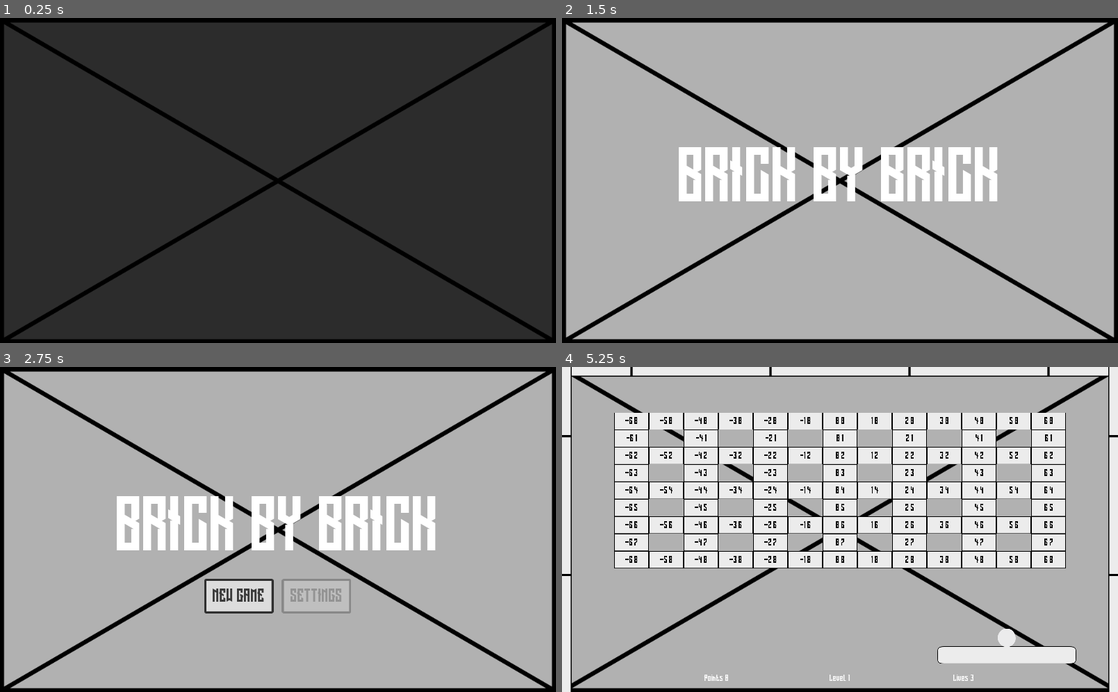
Above: before the commit, frames 1-4 (two rows, left to right).
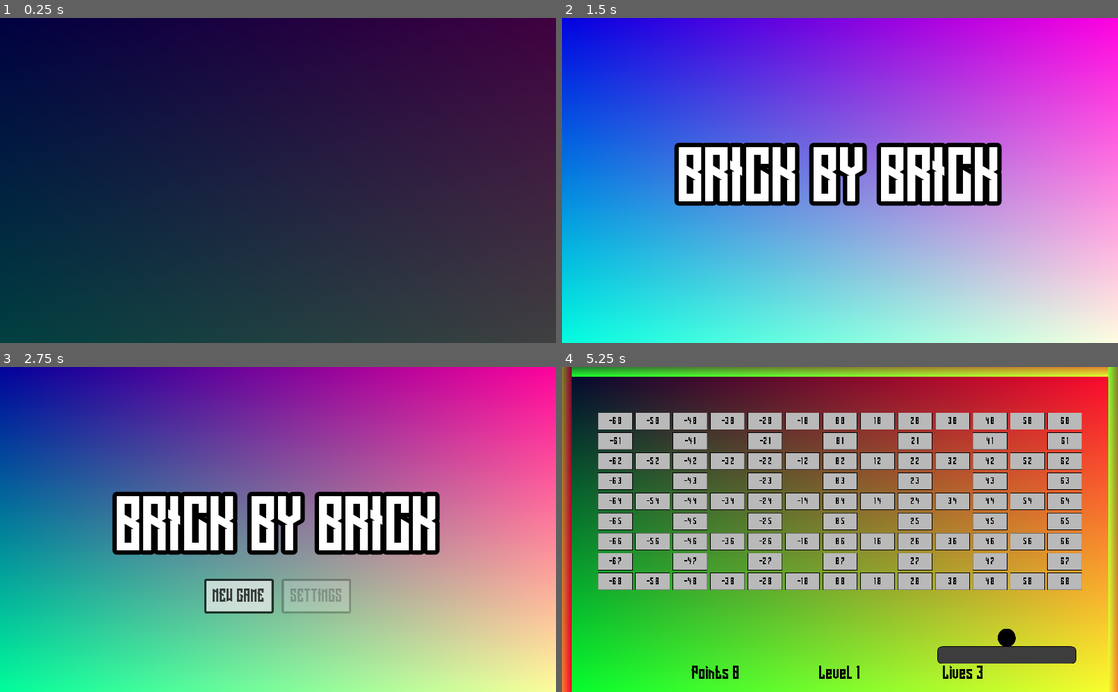
Above: after the commit, the same moments.

Repository: RhetHypo/BrickByBrickPolished
Game: Godot game, scene res://scenes/menus/MainTitle.tscn
Same seed, same stepped clock (60 frames per second), same inputs: the game is played once before the commit and once after it.
Inputs (mouse positions are in pixels of both pictures, inside the frame that each line leads up to):
- Up to frame 1 (0.25 s): no input
- Up to frame 2 (1.5 s): move the mouse to (962, 164) at 0.52 s; hold Right (ui_right) 0.53-1.28 s; hold A (A) 0.53-1.28 s; tap D (D) at 0.8, 1.35 s; move the mouse to (728, 196) at 1.27 s; hold Down (ui_down) from 1.28 s (still down)
- Up to frame 3 (2.75 s): tap A (A) at 1.55 s; tap Enter at 2 s; move the mouse to (333, 458) at 2.02 s; release Down (ui_down) at 2.03 s; hold Right (ui_right) from 2.03 s (still down); hold A (A) from 2.03 s (still down); tap D (D) at 2.3 s
- Up to frame 4 (5.25 s): release Right (ui_right) at 2.75 s; release A (A) at 2.75 s; click "NEW GAME" at 2.75 s; click "HIGHSCORES" at 3.5 s; move the mouse to (812, 594) at 4.27 s; hold Up (ui_up) 4.28-5.03 s; tap D (D) at 4.35 s; tap A (A) at 4.55 s; move the mouse to (1006, 578) at 5.02 s; hold Left (ui_left) from 5.03 s (still down); hold D (D) from 5.03 s (still down); tap W (W) at 5.1 s

The runs differ from the first frame. In frame 1, 55% of the frame differs, in the area x 0-100%, y 0-100%; in frame 2, 94%; in frame 3, 89%; in frame 4, 90%.

Commit message:
Shaders and a whole bunch of cosmetic changes

Diff:
--- a/scenes/entities/Ball.tscn
+++ b/scenes/entities/Ball.tscn
@@ -18,6 +18,7 @@
 [node name="Ball" type="RigidBody2D" groups=[
 "Ball",
 ]]
+modulate = Color( 0, 0, 0, 1 )
 physics_material_override = SubResource( 1 )
 gravity_scale = 0.0
 contacts_reported = 1
--- a/scenes/entities/Brick.tscn
+++ b/scenes/entities/Brick.tscn
@@ -19,6 +19,7 @@
 }
 
 [node name="Sprite" type="Sprite" parent="."]
+modulate = Color( 0.784314, 0.784314, 0.784314, 1 )
 texture = ExtResource( 1 )
 
 [node name="CollisionShape2D" type="CollisionShape2D" parent="."]
--- a/scenes/entities/Paddle.tscn
+++ b/scenes/entities/Paddle.tscn
@@ -21,6 +21,7 @@
 }
 
 [node name="Sprite" type="Sprite" parent="."]
+modulate = Color( 0.258824, 0.258824, 0.258824, 1 )
 texture = ExtResource( 2 )
 
 [node name="CollisionShape2D" type="CollisionShape2D" parent="."]
@@ -34,6 +35,7 @@
 shape = SubResource( 2 )
 
 [node name="StartBall" type="Sprite" parent="."]
+modulate = Color( 0, 0, 0, 1 )
 position = Vector2( 0, -64 )
 texture = ExtResource( 3 )
 
--- a/scenes/entities/Wall.tscn
+++ b/scenes/entities/Wall.tscn
@@ -1,30 +1,54 @@
-[gd_scene load_steps=3 format=2]
+[gd_scene load_steps=7 format=2]
 
 [ext_resource path="res://images/wall.png" type="Texture" id=1]
 
-[sub_resource type="RectangleShape2D" id=1]
+[sub_resource type="Shader" id=1]
+
+[sub_resource type="ShaderMaterial" id=2]
+shader = SubResource( 1 )
+
+[sub_resource type="Shader" id=4]
+code = "shader_type canvas_item;
+
+void fragment(){
+	//COLOR = texture(TEXTURE, UV);
+	COLOR = vec4(UV, 0.5, 1.0);
+	COLOR.z = abs(cos(TIME/3.0));
+}"
+
+[sub_resource type="ShaderMaterial" id=5]
+shader = SubResource( 4 )
+
+[sub_resource type="RectangleShape2D" id=3]
 extents = Vector2( 1280, 36 )
 
 [node name="Wall" type="StaticBody2D"]
+material = SubResource( 2 )
 
 [node name="Sprite" type="Sprite" parent="."]
+visible = false
 position = Vector2( -1024, 0 )
 texture = ExtResource( 1 )
 
 [node name="Sprite2" type="Sprite" parent="."]
+visible = false
 position = Vector2( -512, 0 )
 texture = ExtResource( 1 )
 
 [node name="Sprite3" type="Sprite" parent="."]
+material = SubResource( 5 )
+scale = Vector2( 5, 1 )
 texture = ExtResource( 1 )
 
 [node name="Sprite4" type="Sprite" parent="."]
+visible = false
 position = Vector2( 512, 0 )
 texture = ExtResource( 1 )
 
 [node name="Sprite5" type="Sprite" parent="."]
+visible = false
 position = Vector2( 1024, 0 )
 texture = ExtResource( 1 )
 
 [node name="CollisionShape2D" type="CollisionShape2D" parent="."]
-shape = SubResource( 1 )
+shape = SubResource( 3 )
--- a/scenes/levels/Gamefield.gd
+++ b/scenes/levels/Gamefield.gd
@@ -5,7 +5,7 @@
 
 var brick_width = 128
 var brick_height = 64
-var brick_offset = 0
+var brick_offset = 10
 var left_offset = 1024
 var top_offset = 200
 
--- a/scenes/levels/Gamefield.tscn
+++ b/scenes/levels/Gamefield.tscn
@@ -9,24 +9,40 @@
 [ext_resource path="res://scenes/menus/PauseDialog.tscn" type="PackedScene" id=7]
 [ext_resource path="res://scenes/menus/Transition.tscn" type="PackedScene" id=8]
 
-[sub_resource type="DynamicFont" id=1]
+[sub_resource type="Shader" id=1]
+code = "shader_type canvas_item;
+
+void fragment(){
+	//COLOR = texture(TEXTURE, UV);
+	COLOR = vec4(UV, 0.5, 1.0);
+	COLOR.z = abs(cos(TIME/3.0));
+}"
+
+[sub_resource type="ShaderMaterial" id=2]
+shader = SubResource( 1 )
+
+[sub_resource type="DynamicFont" id=3]
+size = 32
 font_data = ExtResource( 6 )
 
-[sub_resource type="Theme" id=2]
+[sub_resource type="Theme" id=4]
 
-[sub_resource type="DynamicFont" id=3]
+[sub_resource type="DynamicFont" id=5]
+size = 32
 font_data = ExtResource( 6 )
 
-[sub_resource type="DynamicFont" id=4]
+[sub_resource type="DynamicFont" id=6]
+size = 32
 font_data = ExtResource( 6 )
 
-[sub_resource type="DynamicFont" id=5]
+[sub_resource type="DynamicFont" id=7]
 font_data = ExtResource( 6 )
 
 [node name="Gamefield" type="Node2D"]
 script = ExtResource( 1 )
 
 [node name="Sprite" type="Sprite" parent="."]
+material = SubResource( 2 )
 position = Vector2( 1024, 600 )
 scale = Vector2( 2, 2 )
 texture = ExtResource( 2 )
@@ -35,7 +51,6 @@
 position = Vector2( 1024, 1064 )
 
 [node name="Walls" type="Node2D" parent="."]
-editor/display_folded = true
 __meta__ = {
 "_edit_group_": true
 }
@@ -87,7 +102,8 @@
 margin_right = 380.0
 margin_bottom = 18.0
 rect_min_size = Vector2( 224, 0 )
-custom_fonts/font = SubResource( 1 )
+custom_fonts/font = SubResource( 3 )
+custom_colors/font_color = Color( 0, 0, 0, 1 )
 text = "Score: 999,999"
 align = 1
 
@@ -96,8 +112,9 @@
 margin_right = 608.0
 margin_bottom = 18.0
 rect_min_size = Vector2( 224, 0 )
-theme = SubResource( 2 )
-custom_fonts/font = SubResource( 3 )
+theme = SubResource( 4 )
+custom_fonts/font = SubResource( 5 )
+custom_colors/font_color = Color( 0, 0, 0, 1 )
 text = "Level: 99"
 align = 1
 
@@ -106,7 +123,8 @@
 margin_right = 836.0
 margin_bottom = 18.0
 rect_min_size = Vector2( 224, 0 )
-custom_fonts/font = SubResource( 4 )
+custom_fonts/font = SubResource( 6 )
+custom_colors/font_color = Color( 0, 0, 0, 1 )
 text = "Lives: 99"
 align = 1
 
@@ -115,7 +133,7 @@
 margin_left = 612.0
 margin_right = 652.0
 margin_bottom = 14.0
-custom_fonts/font = SubResource( 5 )
+custom_fonts/font = SubResource( 7 )
 text = "Speed: 0"
 
 [node name="PauseDialog" parent="Camera2D/CanvasLayer" instance=ExtResource( 7 )]
@@ -127,6 +145,7 @@
 wait_time = 0.05
 
 [node name="Transition" parent="." instance=ExtResource( 8 )]
+visible = false
 margin_right = 2048.0
 margin_bottom = 2048.0
 rect_min_size = Vector2( 2048, 2048 )
--- a/scenes/menus/Highscores.tscn
+++ b/scenes/menus/Highscores.tscn
@@ -10,26 +10,30 @@
 [ext_resource path="res://images/focused.png" type="Texture" id=8]
 [ext_resource path="res://scenes/menus/Transition.tscn" type="PackedScene" id=9]
 
-[sub_resource type="DynamicFont" id=1]
+[sub_resource type="Shader" id=11]
+code = "shader_type canvas_item;
+
+void fragment(){
+	//COLOR = texture(TEXTURE, UV);
+	COLOR = vec4(UV, 0.5, 1.0);
+	COLOR.z = abs(cos(TIME/3.0));
+}"
+
+[sub_resource type="ShaderMaterial" id=12]
+shader = SubResource( 11 )
+
+[sub_resource type="DynamicFont" id=3]
 size = 72
 font_data = ExtResource( 3 )
 
-[sub_resource type="DynamicFont" id=2]
+[sub_resource type="DynamicFont" id=4]
 size = 48
 font_data = ExtResource( 3 )
 
-[sub_resource type="DynamicFont" id=3]
+[sub_resource type="DynamicFont" id=5]
 size = 48
 font_data = ExtResource( 3 )
 
-[sub_resource type="DynamicFont" id=4]
-size = 32
-font_data = ExtResource( 3 )
-
-[sub_resource type="DynamicFont" id=5]
-size = 32
-font_data = ExtResource( 3 )
-
 [sub_resource type="DynamicFont" id=6]
 size = 32
 font_data = ExtResource( 3 )
@@ -39,6 +43,14 @@
 font_data = ExtResource( 3 )
 
 [sub_resource type="DynamicFont" id=8]
+size = 32
+font_data = ExtResource( 3 )
+
+[sub_resource type="DynamicFont" id=9]
+size = 32
+font_data = ExtResource( 3 )
+
+[sub_resource type="DynamicFont" id=10]
 size = 48
 font_data = ExtResource( 3 )
 
@@ -48,6 +60,7 @@
 script = ExtResource( 1 )
 
 [node name="TextureRect" type="TextureRect" parent="."]
+material = SubResource( 12 )
 anchor_right = 1.0
 anchor_bottom = 1.0
 grow_horizontal = 2
--- a/scenes/menus/MainTitle.tscn
+++ b/scenes/menus/MainTitle.tscn
@@ -10,11 +10,26 @@
 [ext_resource path="res://scenes/menus/PauseDialog.tscn" type="PackedScene" id=8]
 [ext_resource path="res://scenes/menus/Transition.tscn" type="PackedScene" id=9]
 
-[sub_resource type="DynamicFont" id=1]
+[sub_resource type="Shader" id=8]
+code = "shader_type canvas_item;
+
+void fragment(){
+	//COLOR = texture(TEXTURE, UV);
+	COLOR = vec4(UV, 0.5, 1.0);
+	COLOR.z = abs(cos(TIME/3.0));
+}
+
+//void vertex(){
+//	VERTEX += vec2(cos(TIME)*100.0, sin(TIME)*100.0);
+//}"
+
+[sub_resource type="ShaderMaterial" id=9]
+shader = SubResource( 8 )
+
+[sub_resource type="DynamicFont" id=3]
 font_data = ExtResource( 3 )
 
-[sub_resource type="Animation" id=2]
-resource_name = "Buttons"
+[sub_resource type="Animation" id=4]
 length = 2.5
 tracks/0/type = "value"
 tracks/0/path = NodePath("CenterContainer/ButtonGrid/NewGameButton:modulate")
@@ -65,8 +80,7 @@
 "values": [ Color( 1, 1, 1, 0 ), Color( 1, 1, 1, 1 ) ]
 }
 
-[sub_resource type="Animation" id=3]
-resource_name = "Title"
+[sub_resource type="Animation" id=5]
 tracks/0/type = "value"
 tracks/0/path = NodePath("Label:rect_position")
 tracks/0/interp = 1
@@ -92,11 +106,12 @@
 "values": [ -15.0, -15.0, 0.0 ]
 }
 
-[sub_resource type="DynamicFont" id=4]
+[sub_resource type="DynamicFont" id=6]
 size = 128
+outline_size = 8
 font_data = ExtResource( 3 )
 
-[sub_resource type="DynamicFont" id=5]
+[sub_resource type="DynamicFont" id=7]
 size = 32
 font_data = ExtResource( 3 )
 
@@ -106,13 +121,13 @@
 script = ExtResource( 1 )
 
 [node name="CenterContainer2" type="CenterContainer" parent="."]
-editor/display_folded = true
 anchor_right = 1.0
 anchor_bottom = 1.0
 grow_horizontal = 2
 grow_vertical = 2
 
 [node name="TextureRect" type="TextureRect" parent="CenterContainer2"]
+material = SubResource( 9 )
 margin_right = 1032.0
 margin_bottom = 608.0
 texture = ExtResource( 2 )
@@ -122,12 +137,12 @@
 margin_top = 20.0
 margin_right = 20.0
 margin_bottom = 20.0
-custom_fonts/normal_font = SubResource( 1 )
+custom_fonts/normal_font = SubResource( 3 )
 text = "The quick brown fox jumps over the lazy dog"
 
 [node name="AnimationPlayer" type="AnimationPlayer" parent="."]
-anims/Buttons = SubResource( 2 )
-anims/Title = SubResource( 3 )
+anims/Buttons = SubResource( 4 )
+anims/Title = SubResource( 5 )
 
 [node name="Label" type="Label" parent="."]
 margin_left = 213.0
@@ -135,7 +150,8 @@
 margin_right = 811.0
 margin_bottom = -66.0
 rect_rotation = -15.0218
-custom_fonts/font = SubResource( 4 )
+custom_fonts/font = SubResource( 6 )
+custom_colors/font_outline_modulate = Color( 0, 0, 0, 1 )
 text = "BRICK BY BRICK"
 align = 1
 
--- a/scenes/menus/PauseDialog.tscn
+++ b/scenes/menus/PauseDialog.tscn
@@ -117,6 +117,7 @@
 selected = 0
 
 [node name="GraphicsOptions" type="OptionButton" parent="MarginContainer/VBoxContainer"]
+visible = false
 margin_top = 214.0
 margin_right = 150.0
 margin_bottom = 242.0
Not shown: 1 places in scenes/levels/Gamefield.tscn that only renumber resources
Not shown: 10 places in scenes/menus/Highscores.tscn that only renumber resources
Not shown: 5 places in scenes/menus/MainTitle.tscn that only renumber resources
